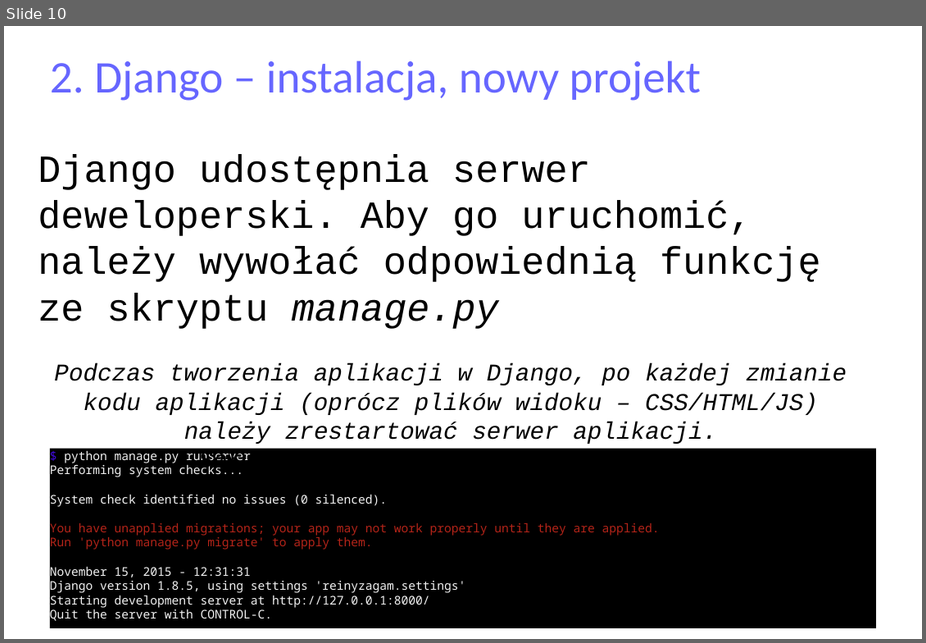
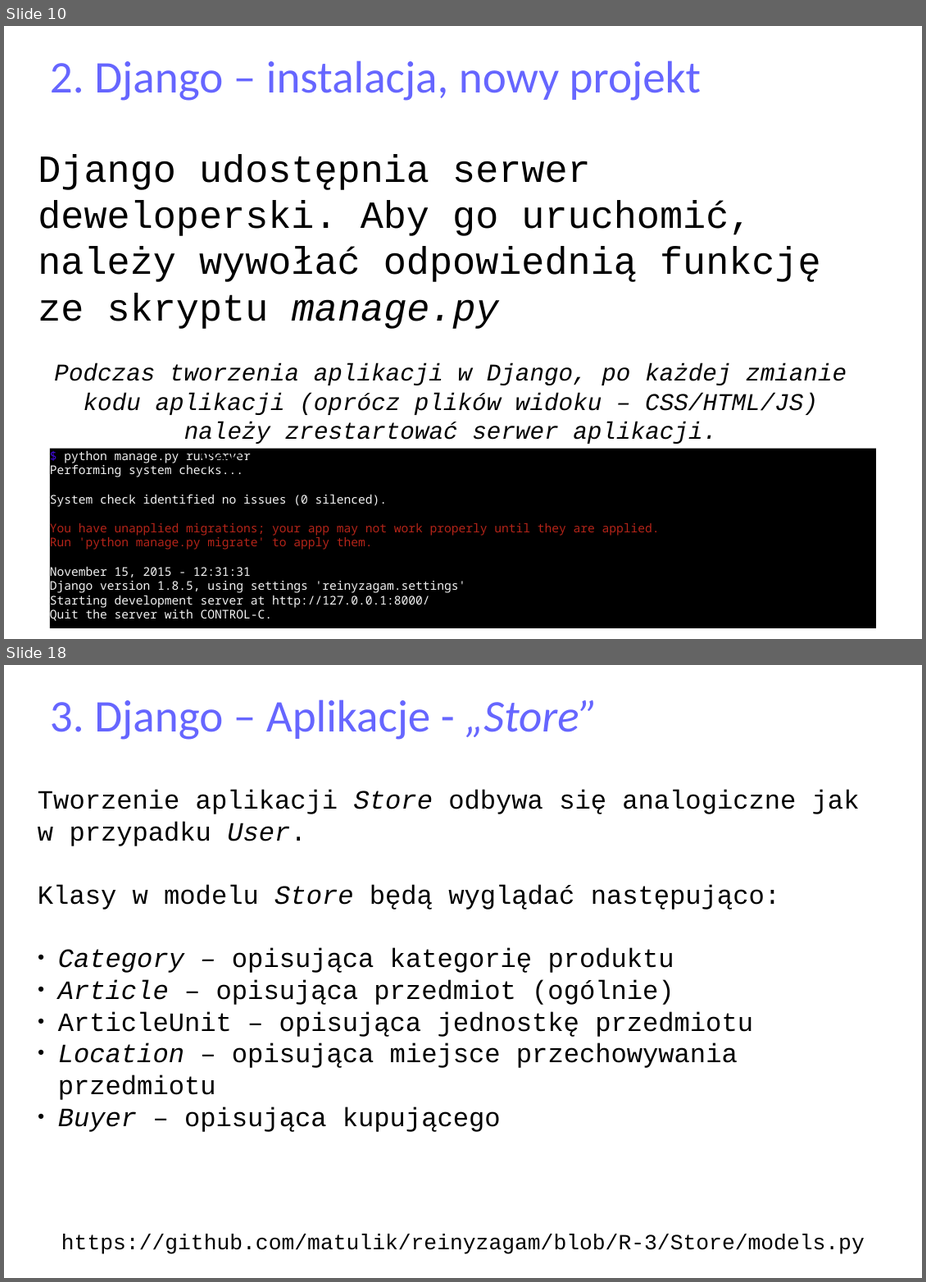
Before and after one commit to matulik/reinyzagam, a slide deck: Docs/presentation.odp. Shown one above the other, each under a label of ours: slide 10 before the commit, slides 10 and 18 after it; the slides between them are not shown. The pictures are 926x643 and 926x1282 pixels, drawn with LibreOffice and Linux fonts; fonts in the diff are those of the drawing. Boxes give left, top, right and bottom in pixels: in the first picture for what was removed or moved away, otherwise in the second. Text is boxed around its words. In the diff, an @@ line names an element or a change of style, - is before the commit and + after.

```diff
--- a/Docs/presentation.odp
+++ b/Docs/presentation.odp
@@ slide 18 added at (x1=4, y1=665, x2=922, y2=1278), background #FFFFFF @@
@@ title added at (x1=50, y1=699, x2=598, y2=740), 37.7 pt, text #6666FF @@
+3. Django – Aplikacje - „Store”
@@ text added at (x1=38, y1=790, x2=860, y2=1132), 22 pt, text #000000 @@
+Tworzenie aplikacji Store odbywa się analogiczne jak w przypadku User.
+Klasy w modelu Store będą wyglądać następująco:
+● Category – opisująca kategorię produktu
+● Article – opisująca przedmiot (ogólnie)
+● ArticleUnit – opisująca jednostkę przedmiotu
+● Location – opisująca miejsce przechowywania przedmiotu
+● Buyer – opisująca kupującego
@@ text added at (x1=61, y1=1233, x2=865, y2=1254), 18 pt, text #000000 @@
+https://github.com/matulik/reinyzagam/blob/R-3/Store/models.py
```
Also in this commit, not shown: 3 slides changed, 11 other slides added, 4 other files.
